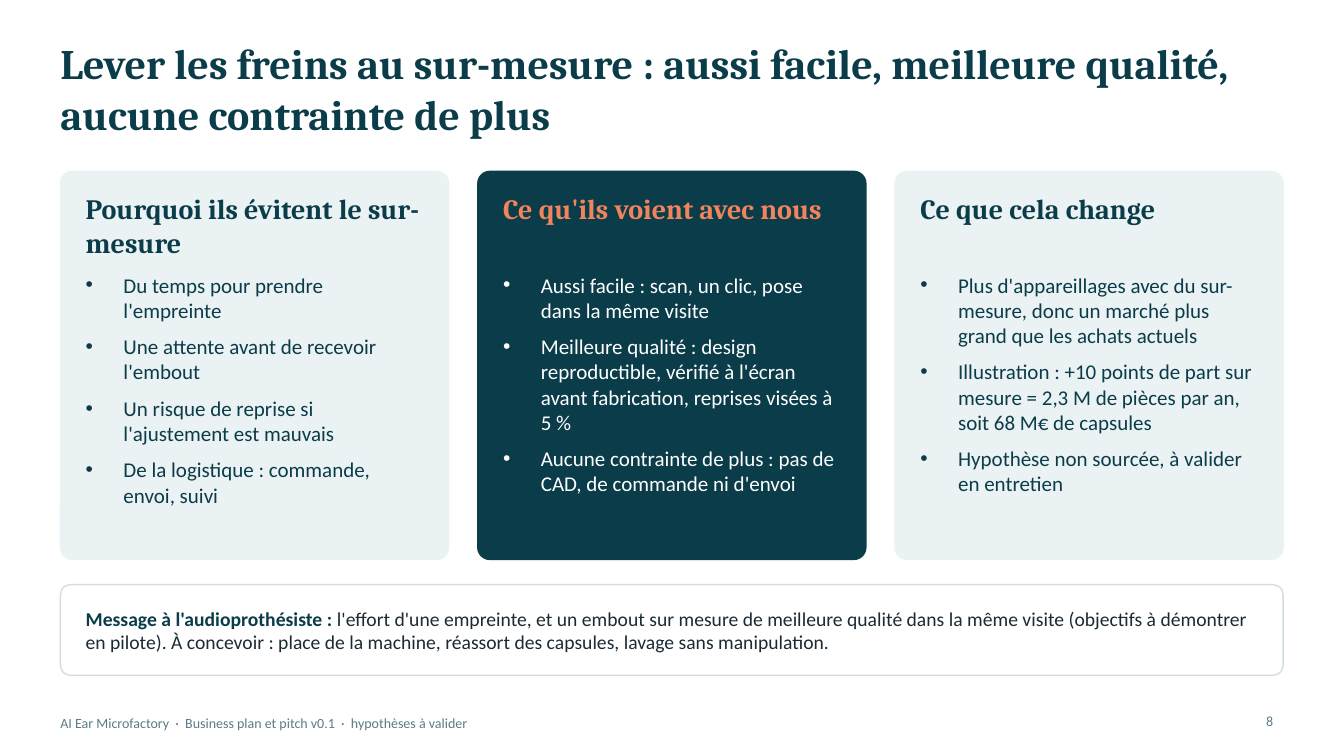
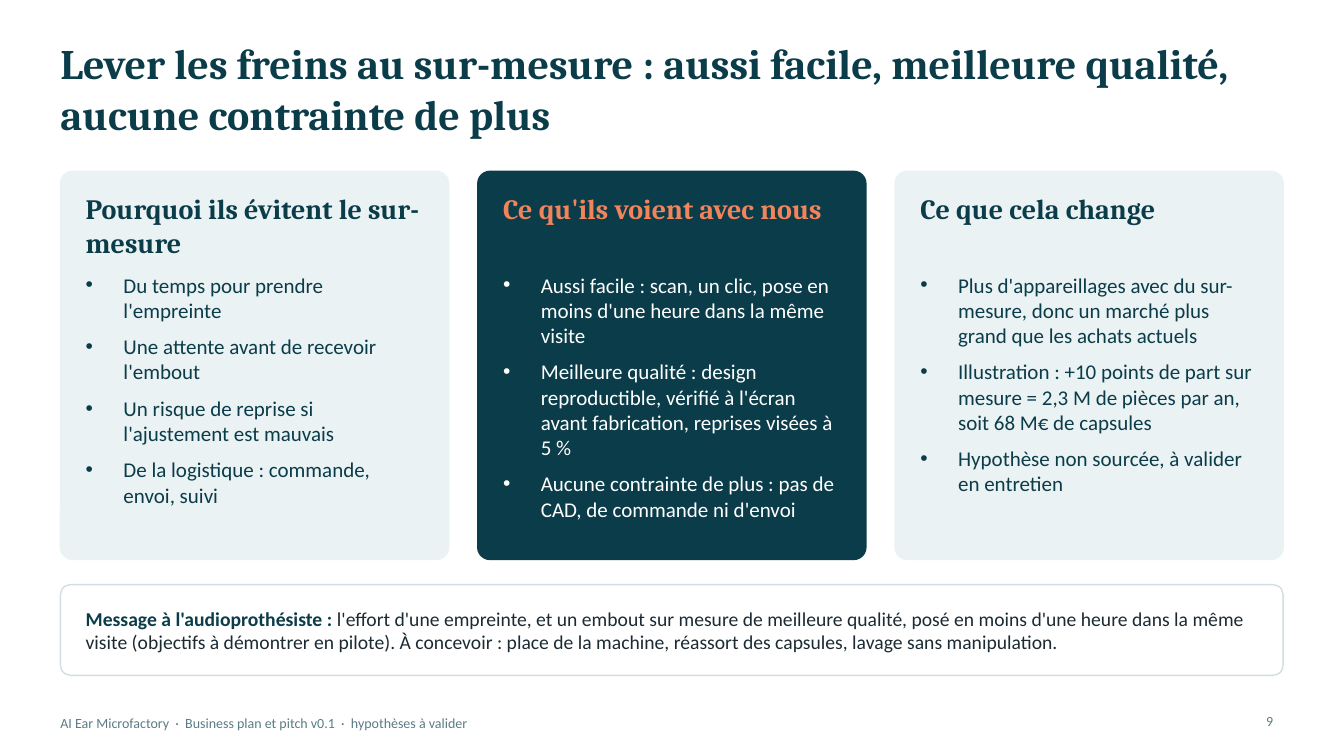
Before and after one commit to kreuille/Symphony_reborn, a slide deck: slide 9 of business/AI_Ear_Microfactory_Pitch_FR.pptx (slide 8 before the commit). Drawn at 1344x756 pixels with LibreOffice and Linux fonts; fonts in the diff are those of the drawing. Boxes give left, top, right and bottom in pixels: in the first picture for what was removed or moved away, otherwise in the second. Text is boxed around its words. In the diff, an @@ line names an element or a change of style, - is before the commit and + after.

```diff
--- a/business/AI_Ear_Microfactory_Pitch_FR.pptx
+++ b/business/AI_Ear_Microfactory_Pitch_FR.pptx
@@ text at (541,278,828,343): text changed @@
-• Aussi facile : scan, un clic, pose dans la même visite
+• Aussi facile : scan, un clic, pose en moins d'une heure dans la même visite
@@ text at (86,612,1244,653): text changed @@
-Message à l'audioprothésiste : l'effort d'une empreinte, et un embout sur mesure de meilleure qualité dans la même visite (objectifs à démontrer en pilote). À concevoir : place de la machine, réassort des capsules, lavage sans manipulation.
+Message à l'audioprothésiste : l'effort d'une empreinte, et un embout sur mesure de meilleure qualité, posé en moins d'une heure dans la même visite (objectifs à démontrer en pilote). À concevoir : place de la machine, réassort des capsules, lavage sans manipulation.
@@ page number at (1266,717,1273,726): text changed @@
-8
+9
```
Also in this commit, not shown: 9 other slides changed, 1 slide added, 5 other files.
